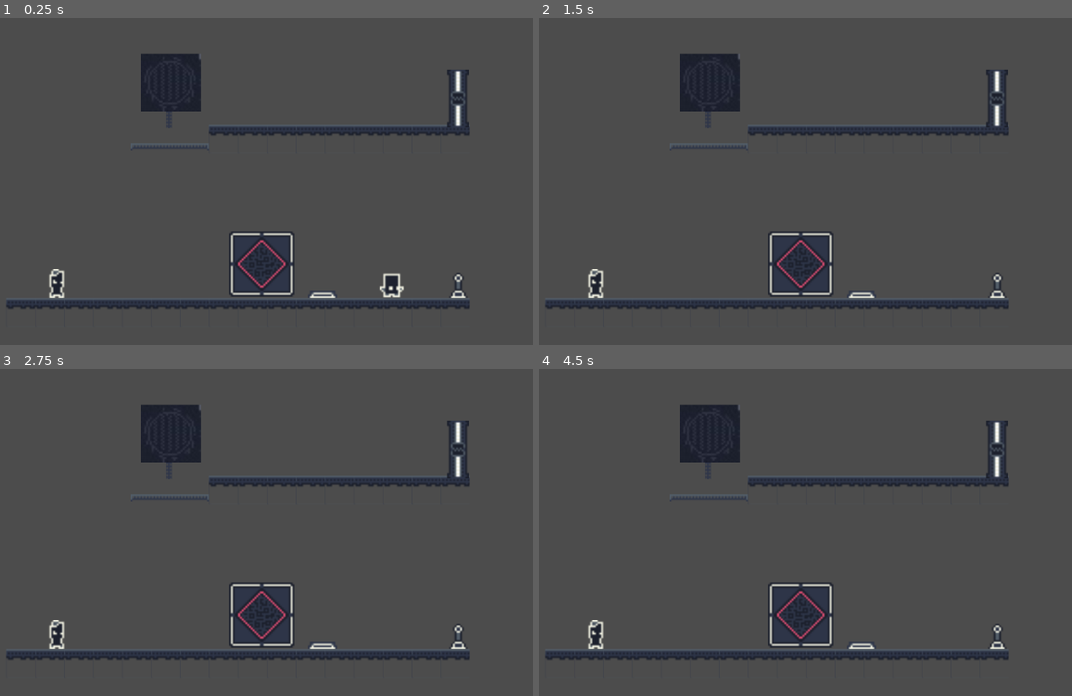
Above: before the commit, frames 1-4 (two rows, left to right).
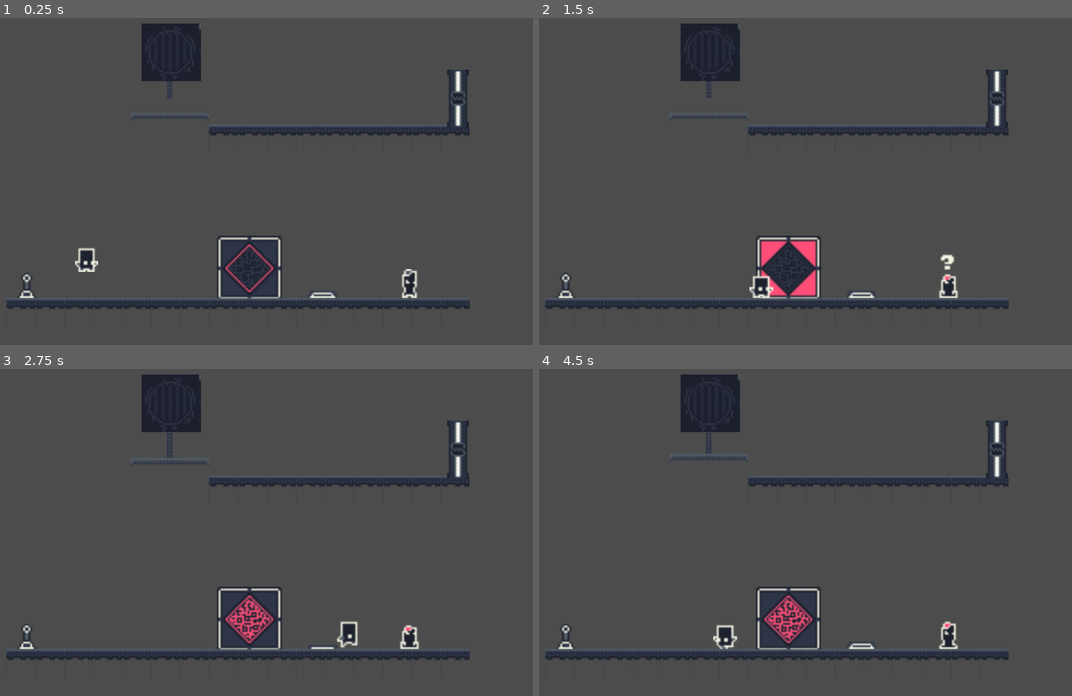
Above: after the commit, the same moments.

Repository: JuanG10/minion3
Game: Godot game, scene res://escenas/niveles/Tutorial_placas_de_presion.tscn
The game is run twice, just before and just after one commit, with the same random seed, the same clock (stepped at 60 frames per second) and the same inputs. The project has no main scene, so this scene is started directly.
Inputs:
- Up to frame 1 (0.25 s): no input
- Up to frame 2 (1.5 s): tap Enter at 0.5 s; hold Right (ui_right) 0.53-1.28 s; tap X (Accionar_palanca) at 0.6, 1.35 s; hold Down (ui_down) from 1.28 s (still down)
- Up to frame 3 (2.75 s): release Down (ui_down) at 2.03 s; hold Right (ui_right) from 2.03 s (still down); tap X (Accionar_palanca) at 2.1 s
- Up to frame 4 (4.5 s): release Right (ui_right) at 2.78 s; hold Up (ui_up) 2.78-3.53 s; tap X (Accionar_palanca) at 2.85, 3.6, 4.35 s; tap Space at 3.5 s; hold Left (ui_left) from 3.53 s (still down)

The runs differ from the first frame. In frame 1, 5.1% of the frame differs, in the area x 3-88%, y 1-86%; in frame 2, 5.1%; in frame 3, 5.2%; in frame 4, 5.1%.

Commit message:
refactor

Diff:
--- a/escenas/niveles/Tutorial_placas_de_presion.tscn
+++ b/escenas/niveles/Tutorial_placas_de_presion.tscn
@@ -348,7 +348,7 @@
 }
 
 [node name="Jugador" parent="." instance=ExtResource( 3 )]
-position = Vector2( 213.365, -11.6477 )
+position = Vector2( 44.7035, -25.9343 )
 
 [node name="Placa_de_presion" parent="." instance=ExtResource( 2 )]
 position = Vector2( 174.73, -1.94247 )
@@ -363,15 +363,16 @@
 position = Vector2( 249.278, -110.422 )
 
 [node name="CadenaYGancho" parent="." instance=ExtResource( 5 )]
-position = Vector2( 91.887, -89.6158 )
+position = Vector2( 92.0413, -106.31 )
+limite_bajada = 600
 
 [node name="Palanca" parent="." instance=ExtResource( 4 )]
-position = Vector2( 250.273, -7.36509 )
+position = Vector2( 11.7658, -7.36509 )
 acciono = "Puerta"
 
 [node name="Robot" parent="." instance=ExtResource( 8 )]
-position = Vector2( 27.7043, -8.47783 )
+position = Vector2( 222.558, -8.08098 )
 id = 1
 
 [node name="Robot_station" parent="." instance=ExtResource( 7 )]
-position = Vector2( 141.038, -18.8995 )
+position = Vector2( 134.292, -16.5184 )
--- a/scripts/Cadena.gd
+++ b/scripts/Cadena.gd
@@ -11,7 +11,6 @@
 var limite_bajada = 400
 
 var limite_subida = 0
-
 
 func _physics_process(delta):
 	aceleracion = velocidad * delta
@@ -30,7 +29,7 @@
 	set_offset(Vector2(get_offset().x,aceleracion / 2))
 	velocidad += n
 
-
+func set_limite_bajada(limite:int)->void: limite_bajada = limite
 
 
 func activar():
--- a/scripts/CadenaYGancho.gd
+++ b/scripts/CadenaYGancho.gd
@@ -1,11 +1,10 @@
 extends Node2D
 
-var cadena
-
-func _ready():
-	cadena = get_child(0)
+onready var cadena = $Cadena
+export (int) var limite_bajada
 
 func activar():
+	cadena.set_limite_bajada(limite_bajada)
 	cadena.activar()
 
 
--- a/scripts/Placa_de_presion.gd
+++ b/scripts/Placa_de_presion.gd
@@ -19,11 +19,11 @@
 
 
 func _on_Area2D_body_entered(body):
-	if(body.get_name() == "Jugador"):
+	if(get_tree().get_nodes_in_group("characters").has(body)):
 		puede_accionar = true
 
 
 
 func _on_Area2D_body_exited(body):
-	if(body.get_name() == "Jugador"):
+	if(get_tree().get_nodes_in_group("characters").has(body)):
 		puede_accionar = false
